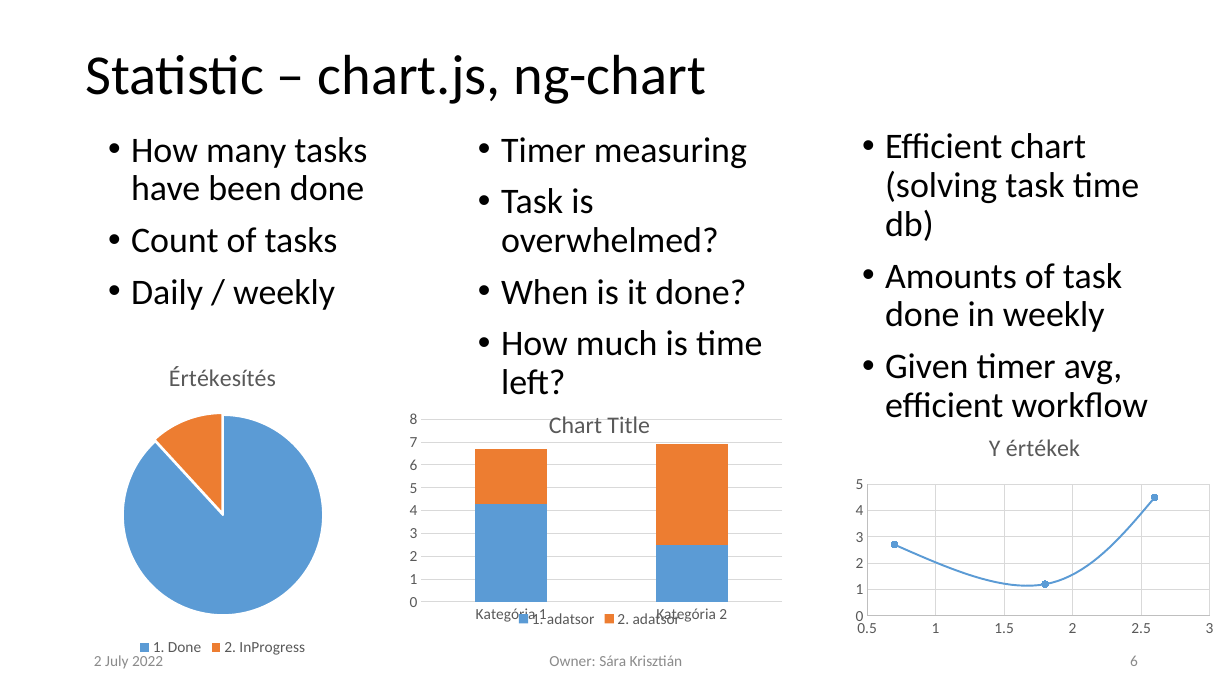
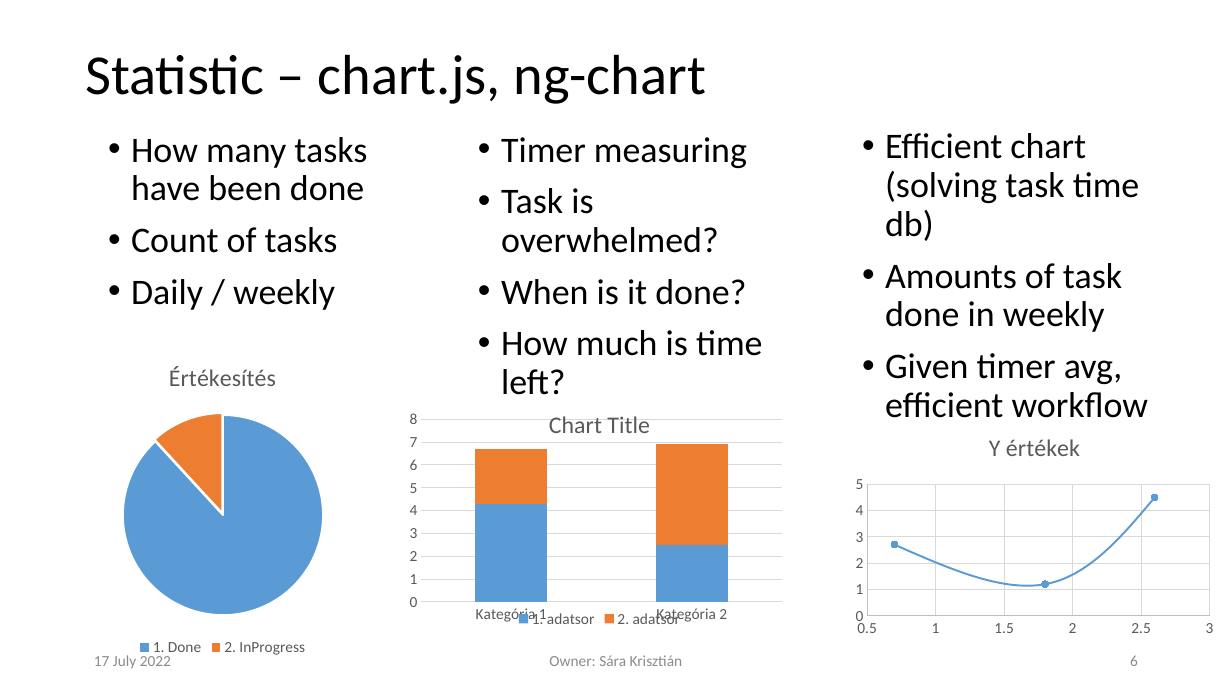
Before and after one commit to krisztian14testgit/ng-task-monitor, a slide deck: slide 6 of plan/TaskTracingApp.pptx. Drawn at 1232x693 pixels with LibreOffice and Linux fonts; fonts in the diff are those of the drawing; background and template pictures are left out. Boxes give left, top, right and bottom in pixels: in the first picture for what was removed or moved away, otherwise in the second. Text is boxed around its words. In the diff, an @@ line names an element or a change of style, - is before the commit and + after.

```diff
--- a/plan/TaskTracingApp.pptx
+++ b/plan/TaskTracingApp.pptx
@@ text at (x1=94, y1=655, x2=171, y2=669): text changed @@
-2 July 2022
+17 July 2022
```
Also in this commit, not shown: 8 other slides changed.
